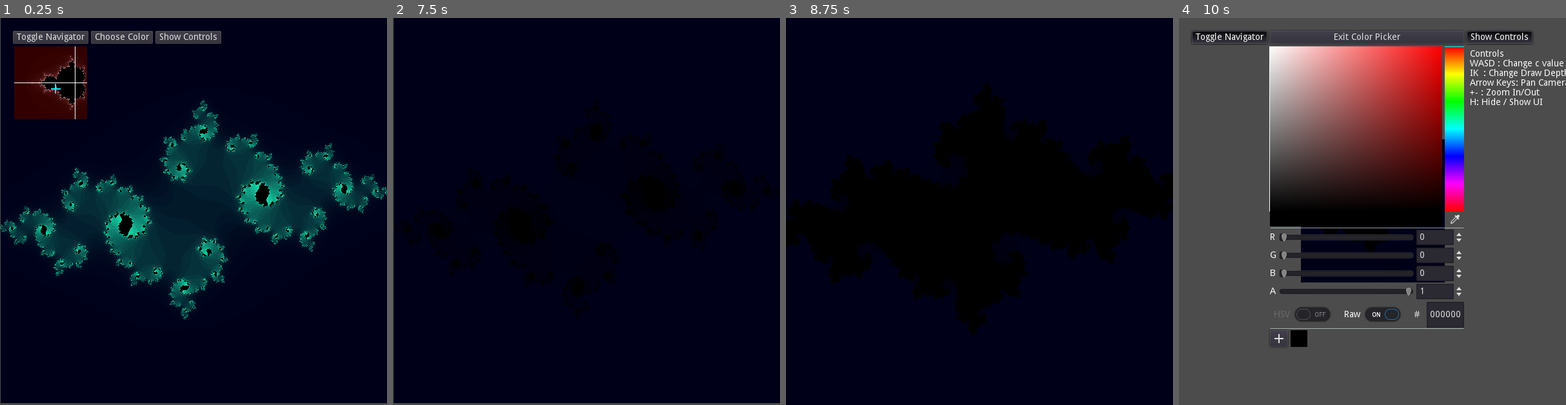
Above: before the commit, frames 1-4 (left to right).
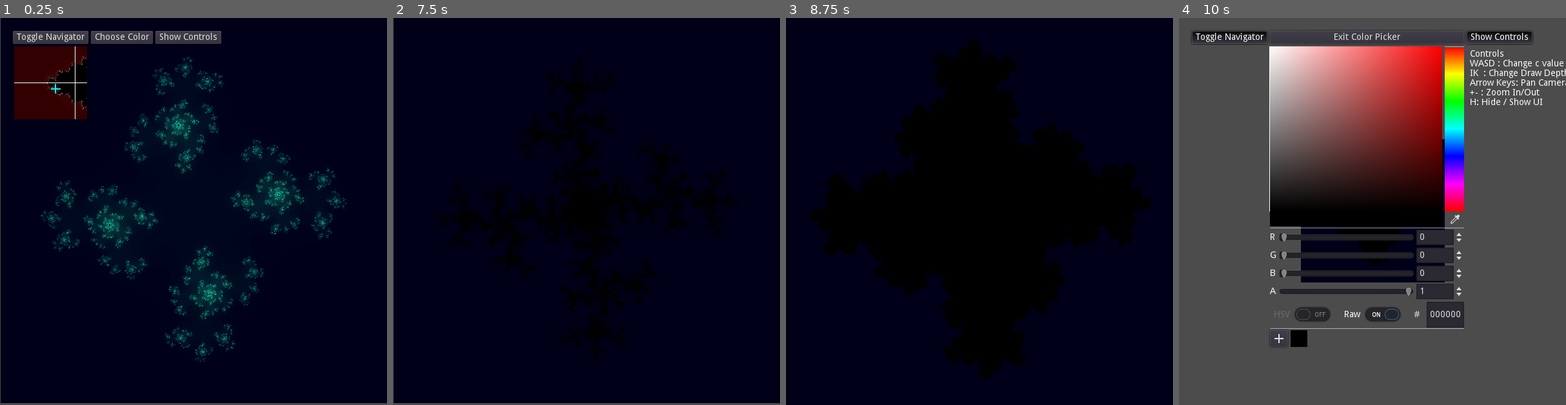
Above: after the commit, the same moments.

Repository: jammin-ben/Julia_Generator
Game: Godot game, scene res://main.tscn
Two runs of this game, one before a commit and one after it. Both use one fixed random seed, a clock stepped at 60 frames per second and the inputs below. The engine's default icon, where the game draws it, is replaced by a stand-in: a white triangle on a blue panel in a dark square.
Inputs (mouse positions are in pixels of both pictures, inside the frame that each line leads up to):
- Up to frame 1 (0.25 s): no input
- Up to frame 2 (7.5 s): click "Toggle Navigator" at 0.5 s; click "Choose Color" at 1.25 s; click (667, 219) at 2 s; click "HSV" at 2.75 s; click "Raw" at 3.5 s; click (493, 335) at 4.25 s; click (512, 339) at 5.02 s; click (493, 339) at 5.75 s; click "Show Controls" at 6.5 s; hold D (right) from 7.28 s (still down); tap H (hide_ui) at 7.35 s
- Up to frame 3 (8.75 s): release D (right) at 8.03 s; hold S (down) from 8.03 s (still down); tap = (zoom_in) at 8.1 s
- Up to frame 4 (10 s): release S (down) at 8.78 s; hold D (right) 8.78-9.53 s; hold - (zoom_out) 8.78-9.53 s; hold I (iterup) from 9.53 s (still down); tap H (hide_ui) at 9.6 s

The runs differ from the first frame. In frame 1, 17% of the frame differs, in the area x 0-100%, y 9-89%; in frame 2, 1.9%; in frame 3, 10%; in frame 4, 0.3%.

Commit message:
added quartic

Diff:
--- a/main.tscn
+++ b/main.tscn
@@ -34,7 +34,7 @@
 	float intensity = 1.0;
 	float tolerance = .03;
 	for(int i=0;i<num_iter;i++){
-		z = squared(z)+ z_0;
+		z = squared(squared(z))+ z_0;
 		if(modulus(z)>=2.0){
 			intensity = float(i) / float(num_iter);
 			//COLOR.g = float(i) / float(num_iter);
--- a/new_shader.shader
+++ b/new_shader.shader
@@ -25,7 +25,7 @@
 	float intensity = 1.0;
 
 	for(int i=0;i<num_iter;i++){
-		z = squared(z)+ c;
+		z = squared(squared(z))+ c;
 		if(modulus(z)>=2.0){
 			intensity = float(i) / float(num_iter);
 			//COLOR.g = float(i) / float(num_iter);
